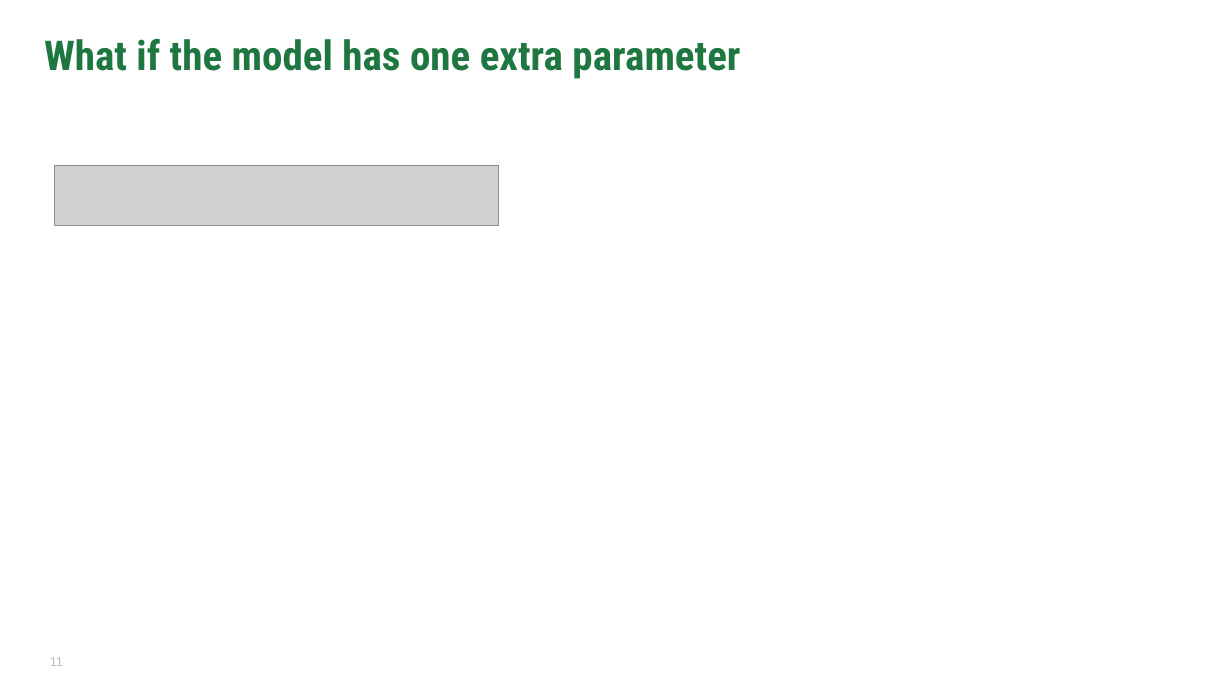
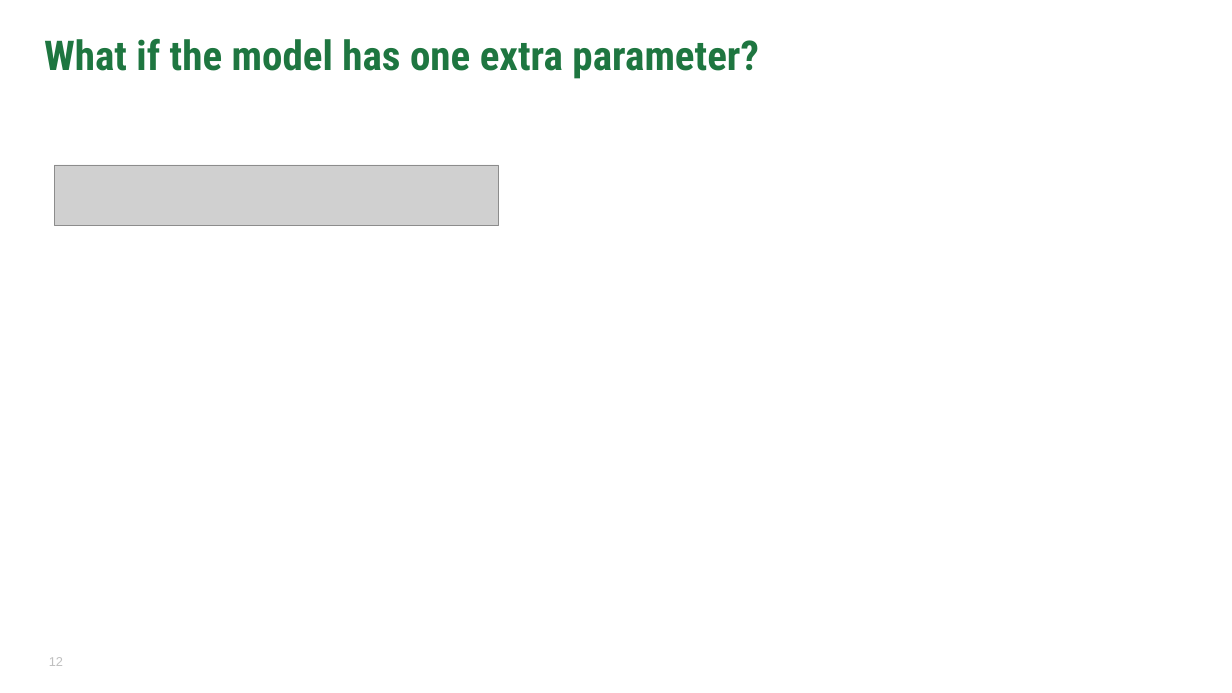
Before and after one commit to fwang2/ML, a slide deck: slide 12 of Slides/Lec-31-Linear-Regression.pptx (slide 11 before the commit). Drawn at 1232x693 pixels with LibreOffice and Linux fonts; fonts in the diff are those of the drawing; grey boxes stand for pictures; background and template pictures are left out. Boxes give left, top, right and bottom in pixels: in the first picture for what was removed or moved away, otherwise in the second. Text is boxed around its words. In the diff, an @@ line names an element or a change of style, - is before the commit and + after.

```diff
--- a/Slides/Lec-31-Linear-Regression.pptx
+++ b/Slides/Lec-31-Linear-Regression.pptx
@@ title at (x1=44, y1=38, x2=758, y2=79): text changed @@
-What if the model has one extra parameter
+What if the model has one extra parameter?
@@ page number at (x1=49, y1=657, x2=63, y2=666): text changed @@
-11
+12
```
Also in this commit, not shown: 3 other slides changed, 1 slide added, 5 other files.
